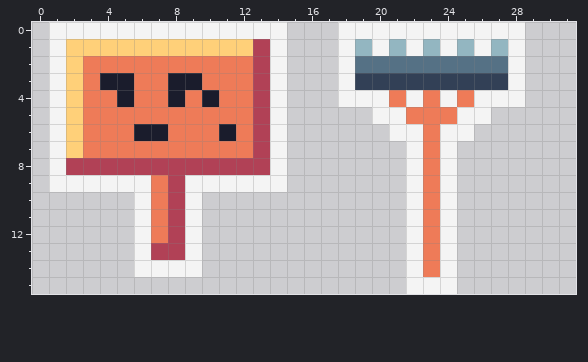
File history of a pixel-art sprite, img/assets.png. Above, as it was before the edit.
The file is 160x80 pixels, drawn in blocks of 5x5; one block is one cell here.
After the commit:
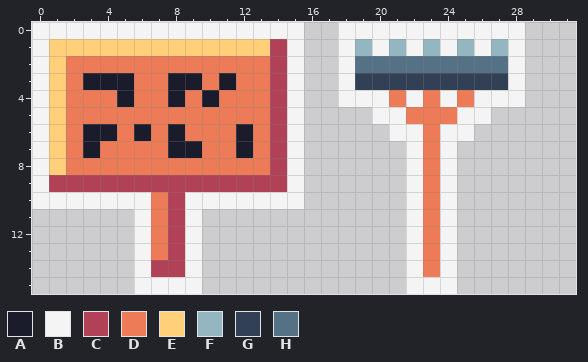
Palette (. is transparent): A #1a1c2c  B #f4f4f4  C #b14156  D #ee7b58  E #ffd079  F #93b6c1  G #324056  H #557185
What changed:
y 0: x 0 . -> B; x 15 . -> B
y 1: x 0..1 .B -> BE; x 13..15 CB. -> ECB
y 2: x 0..2 .BE -> BED; x 13..15 CB. -> DCB
y 3: x 0..3 .BED -> BEDA; x 11 D -> A; x 13..15 CB. -> DCB
y 4..5: x 0..2 .BE -> BED; x 13..15 CB. -> DCB
y 6: x 0..4 .BEDD -> BEDAA; x 7..8 AD -> DA; x 11..15 ADCB. -> DADCB
y 7: x 0..3 .BED -> BEDA; x 8..9 DD -> AA; x 12..15 DCB. -> ADCB
y 8: x 0..15 .BCCCCCCCCCCCCB. -> BEDDDDDDDDDDDDCB
y 9: x 0..7 .BBBBBBD -> BCCCCCCC; x 9..15 BBBBBB. -> CCCCCCB
y 10: x 0..5 ...... -> BBBBBB; x 10..15 ...... -> BBBBBB
y 13: x 7 C -> D
y 14: x 7..8 BB -> CC
y 15: x 6..9 .... -> BBBB
Pixel boxes of the changes (left, top, right, bottom) in both pictures:
changed: (32, 22, 304, 294)
